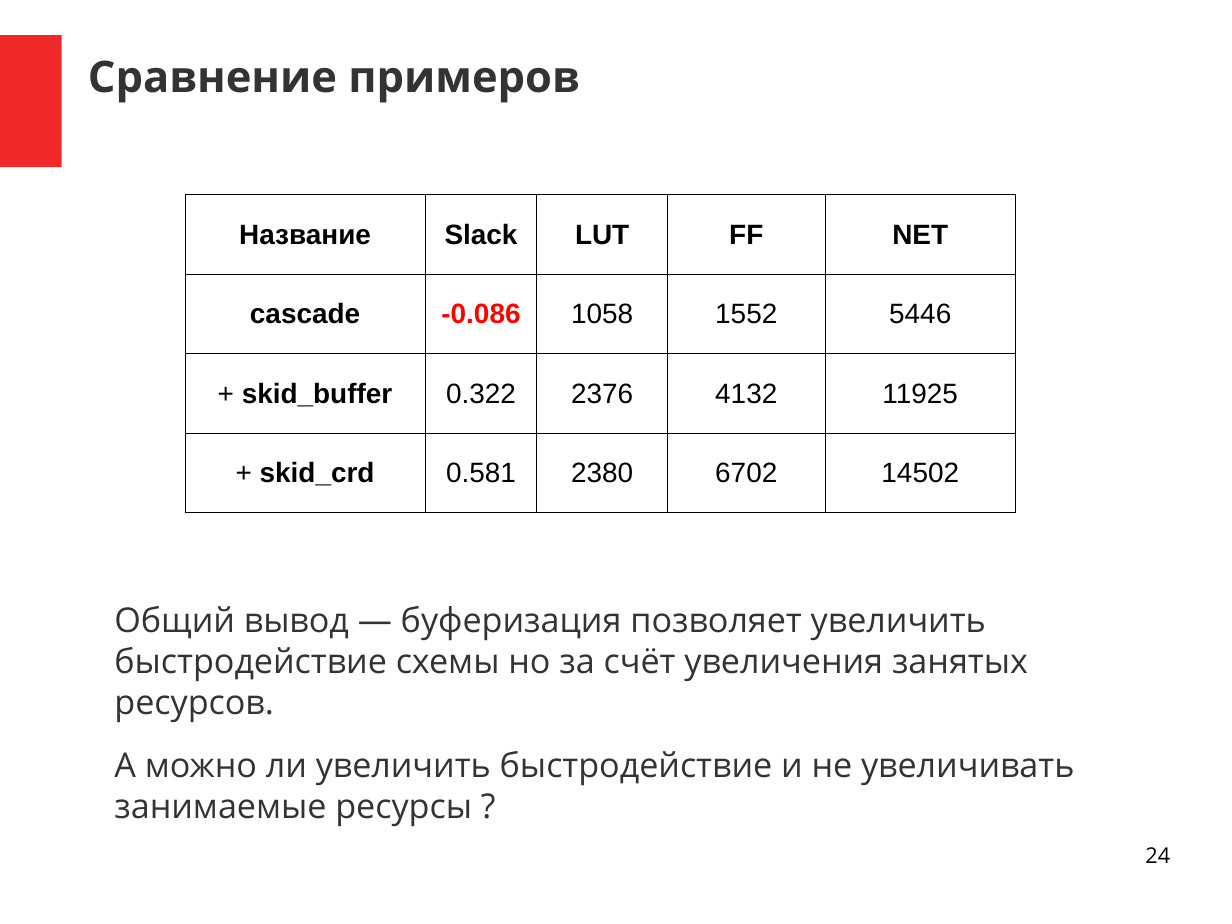
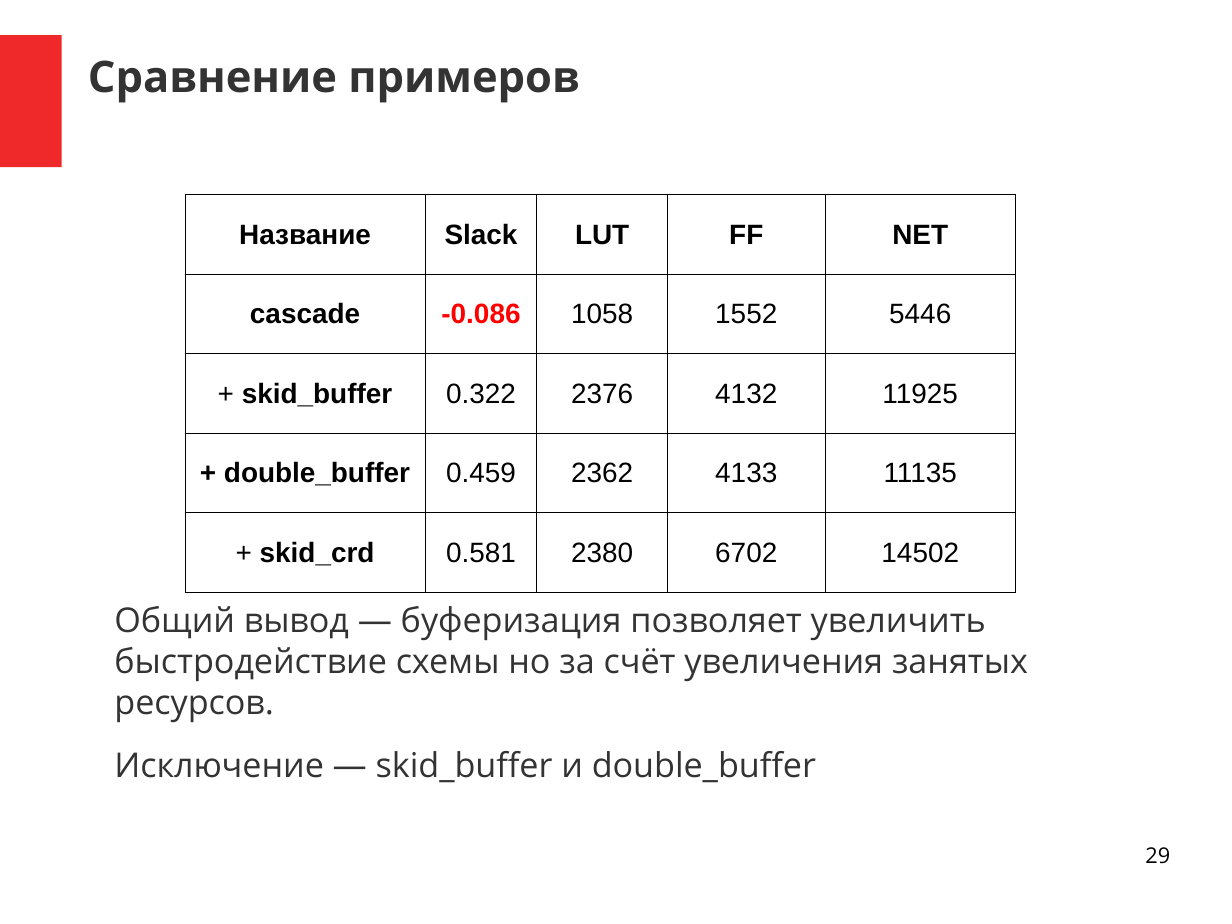
Before and after one commit to DigitalDesignSchool/2021dev, a slide deck: slide 29 of examples/presentation/pr_1.odp (slide 24 before the commit). Drawn at 1232x924 pixels with LibreOffice and Linux fonts; fonts in the diff are those of the drawing. Boxes give left, top, right and bottom in pixels: in the first picture for what was removed or moved away, otherwise in the second. Text is boxed around its words. In the diff, an @@ line names an element or a change of style, - is before the commit and + after.

Commit message:
Add double_buffer

```diff
--- a/examples/presentation/pr_1.odp
+++ b/examples/presentation/pr_1.odp
@@ table at <box>186,195,1016,593</box> @@
+row 4: + double_buffer | 0.459 | 2362 | 4133 | 11135
@@ text at <box>114,751,816,783</box>: text changed @@
-А можно ли увеличить быстродействие и не увеличивать занимаемые ресурсы ?
+Исключение — skid_buffer и double_buffer
@@ page number at <box>1145,847,1170,864</box>: text changed @@
-24
+29
```
Also in this commit, not shown: 5 other slides changed, 6 slides added, 22 other files.
